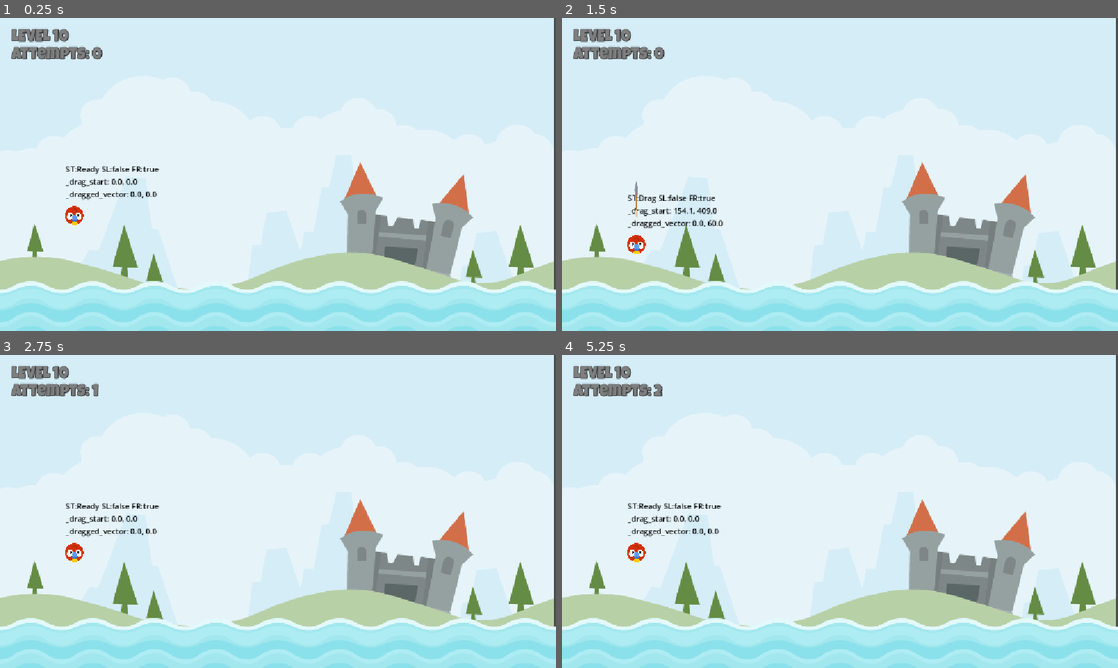
Above: before the commit, frames 1-4 (two rows, left to right).
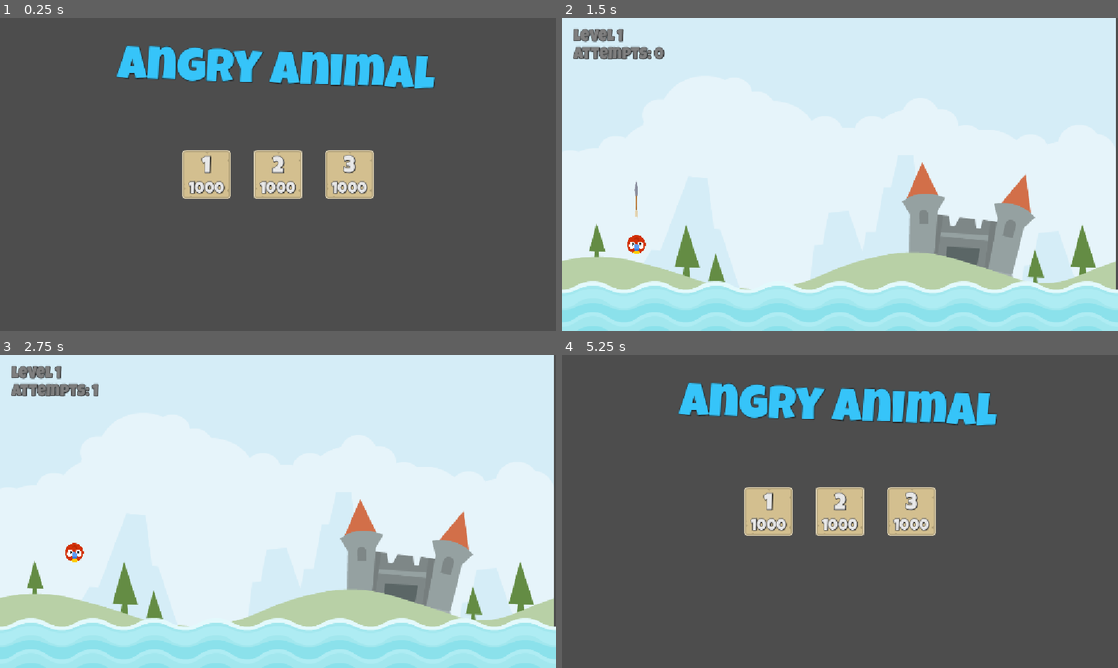
Above: after the commit, the same moments.

Repository: LHO-Developments/Godot-Projects
Game: Godot game, scene res://Scene/main.tscn
Two runs of this game, one before a commit and one after it. Both use one fixed random seed, a clock stepped at 60 frames per second and the inputs below. Before the commit the project starts from res://Scene/LevelBase.tscn.
Inputs (mouse positions are in pixels of both pictures, inside the frame that each line leads up to):
- Up to frame 1 (0.25 s): no input
- Up to frame 2 (1.5 s): click (767, 174) at 0.52 s; tap Enter at 1.25 s; drag from (634, 215) to (834, 321) at 1.27 s
- Up to frame 3 (2.75 s): drag from (166, 527) to (272, 658) at 2.02 s
- Up to frame 4 (5.25 s): tap Escape (reset, bound only after the commit) at 2.75, 5 s; move the mouse to (634, 552) at 2.77 s; press the mouse at (634, 552) at 2.78 s; release the mouse at (634, 552) at 3.5 s; click (840, 511) at 3.52 s; drag from (812, 574) to (673, 464) at 4.27 s; move the mouse to (1006, 558) at 5.02 s; press the mouse at (1006, 558) at 5.03 s

The runs differ from the first frame. In frame 1, 99% of the frame differs, in the area x 0-100%, y 0-100%; in frame 2, 0.8%; in frame 3, 0.7%; in frame 4, 99%.

Commit message:
Add saving score + update game ui

Diff:
--- /dev/null
+++ b/Angry Animal/angry-animal/Classes/LevelScoresResource.gd
@@ -0,0 +1,17 @@
+extends Resource
+class_name LevelScoresResource;
+
+const DEFAULT_SCORE: int = 1000;
+
+@export var level_scores: Dictionary[String, int];
+
+func get_level_best(level: String) -> int:
+	return level_scores.get(level,DEFAULT_SCORE);
+
+func update_level_score(level: String, score: int) -> void:
+	var best: int = get_level_best(level);
+	if best > score:
+		level_scores[level] = score;
+
+func level_exists(level: String) -> bool:
+	return level in level_scores;
--- /dev/null
+++ b/Angry Animal/angry-animal/Global/ScoreManager.gd
@@ -0,0 +1,30 @@
+extends Node
+
+const SCORES_PATH = "user://animal.tres";
+
+var _level_scores: LevelScoresResource;
+
+func _ready() -> void:
+	load_scores();
+
+var level_selected: String = "1":
+	get:
+		return level_selected;
+	set(value):
+		level_selected = value;
+
+func set_score_for_level(level: String, score: int) -> void:
+	_level_scores.update_level_score(level,score);
+	save_scores();
+
+func get_level_best(level: String) -> int:
+	return _level_scores.get_level_best(level);
+
+func load_scores() -> void:
+	if ResourceLoader.exists(SCORES_PATH) == true:
+		_level_scores = load(SCORES_PATH);
+	if !_level_scores:
+		_level_scores = LevelScoresResource.new();
+
+func save_scores() -> void:
+	ResourceSaver.save(_level_scores, SCORES_PATH);
--- a/Angry Animal/angry-animal/Scene/Animal.tscn
+++ b/Angry Animal/angry-animal/Scene/Animal.tscn
@@ -13,7 +13,7 @@
 [sub_resource type="CircleShape2D" id="CircleShape2D_vss84"]
 radius = 20.0
 
-[node name="Animal" type="RigidBody2D"]
+[node name="Animal" type="RigidBody2D" unique_id=21926410]
 input_pickable = true
 physics_material_override = SubResource("PhysicsMaterial_65va3")
 freeze = true
@@ -21,7 +21,8 @@
 max_contacts_reported = 1
 script = ExtResource("1_65va3")
 
-[node name="DebugLabel" type="Label" parent="."]
+[node name="DebugLabel" type="Label" parent="." unique_id=45180542]
+visible = false
 offset_left = -18.0
 offset_top = -108.0
 offset_right = 22.0
@@ -29,28 +30,28 @@
 theme_override_colors/font_color = Color(0, 0, 0, 1)
 text = "TEST"
 
-[node name="Parrot" type="Sprite2D" parent="."]
+[node name="Parrot" type="Sprite2D" parent="." unique_id=1011500095]
 scale = Vector2(0.15, 0.15)
 texture = ExtResource("1_lxnwc")
 
-[node name="Arrow" type="Sprite2D" parent="."]
+[node name="Arrow" type="Sprite2D" parent="." unique_id=1981731235]
 scale = Vector2(0.3, 0.3)
 texture = ExtResource("2_dq43s")
 offset = Vector2(150, 0)
 
-[node name="StretchSound" type="AudioStreamPlayer" parent="."]
+[node name="StretchSound" type="AudioStreamPlayer" parent="." unique_id=47805814]
 stream = ExtResource("3_vss84")
 
-[node name="LaunchSound" type="AudioStreamPlayer" parent="."]
+[node name="LaunchSound" type="AudioStreamPlayer" parent="." unique_id=30461488]
 stream = ExtResource("4_65va3")
 
-[node name="KickSound" type="AudioStreamPlayer" parent="."]
+[node name="KickSound" type="AudioStreamPlayer" parent="." unique_id=1797745368]
 stream = ExtResource("5_l0c3i")
 
-[node name="CollisionShape2D" type="CollisionShape2D" parent="."]
+[node name="CollisionShape2D" type="CollisionShape2D" parent="." unique_id=1964103140]
 shape = SubResource("CircleShape2D_vss84")
 
-[node name="VisibleOnScreenNotifier2D" type="VisibleOnScreenNotifier2D" parent="."]
+[node name="VisibleOnScreenNotifier2D" type="VisibleOnScreenNotifier2D" parent="." unique_id=319224043]
 
 [connection signal="body_entered" from="." to="." method="_on_body_entered"]
 [connection signal="input_event" from="." to="." method="_on_input_event"]
--- a/Angry Animal/angry-animal/Scene/GameUI/GameUi.gd
+++ b/Angry Animal/angry-animal/Scene/GameUI/GameUi.gd
@@ -8,9 +8,11 @@
 
 @onready var attempt_label: Label = $MarginContainer/VBoxContainer/AttemptLabel
 @onready var music: AudioStreamPlayer = $Music
+@onready var level_label: Label = $MarginContainer/VBoxContainer/LevelLabel
 
 # Called when the node enters the scene tree for the first time.
 func _ready() -> void:
+	level_label.text = "Level %s" % ScoreManager.level_selected;
 	update_attempts();
 
 func _enter_tree() -> void:
@@ -27,3 +29,7 @@
 	if remaining_cups == 0:
 		vb_game_over.show();
 		music.play();
+		ScoreManager.set_score_for_level(
+			ScoreManager.level_selected,
+			_attempts
+		);
--- a/Angry Animal/angry-animal/Scene/GameUI/game_ui.tscn
+++ b/Angry Animal/angry-animal/Scene/GameUI/game_ui.tscn
@@ -6,7 +6,7 @@
 [ext_resource type="LabelSettings" uid="uid://csrut3oder1q2" path="res://Resources/light_48_font.tres" id="3_h1shy"]
 [ext_resource type="AudioStream" uid="uid://dnjonqadgklq6" path="res://assets/audio/jazzyfrenchy.mp3" id="4_h1shy"]
 
-[node name="GameUI" type="Control"]
+[node name="GameUI" type="Control" unique_id=1975954167]
 layout_mode = 3
 anchors_preset = 15
 anchor_right = 1.0
@@ -16,7 +16,7 @@
 mouse_filter = 2
 script = ExtResource("1_cpoep")
 
-[node name="MarginContainer" type="MarginContainer" parent="."]
+[node name="MarginContainer" type="MarginContainer" parent="." unique_id=1339056364]
 layout_mode = 1
 anchors_preset = 15
 anchor_right = 1.0
@@ -29,27 +29,27 @@
 theme_override_constants/margin_right = 24
 theme_override_constants/margin_bottom = 24
 
-[node name="VBoxContainer" type="VBoxContainer" parent="MarginContainer"]
+[node name="VBoxContainer" type="VBoxContainer" parent="MarginContainer" unique_id=1099832495]
 layout_mode = 2
 
-[node name="LevelLabel" type="Label" parent="MarginContainer/VBoxContainer"]
+[node name="LevelLabel" type="Label" parent="MarginContainer/VBoxContainer" unique_id=536596291]
 layout_mode = 2
 size_flags_vertical = 0
 text = "LEVEL 10"
 label_settings = ExtResource("1_wl143")
 
-[node name="AttemptLabel" type="Label" parent="MarginContainer/VBoxContainer"]
+[node name="AttemptLabel" type="Label" parent="MarginContainer/VBoxContainer" unique_id=981410819]
 layout_mode = 2
 size_flags_vertical = 0
 text = "Attempt 0"
 label_settings = ExtResource("1_wl143")
 
-[node name="VBGameOver" type="VBoxContainer" parent="MarginContainer"]
+[node name="VBGameOver" type="VBoxContainer" parent="MarginContainer" unique_id=1297147726]
 visible = false
 layout_mode = 2
 size_flags_vertical = 4
 
-[node name="LevelCompleteLabel" type="Label" parent="MarginContainer/VBGameOver"]
+[node name="LevelCompleteLabel" type="Label" parent="MarginContainer/VBGameOver" unique_id=672160943]
 layout_mode = 2
 size_flags_horizontal = 4
 text = "LEVEL COMPLETE"
@@ -57,12 +57,12 @@
 horizontal_alignment = 1
 vertical_alignment = 1
 
-[node name="PressSpaceLabel" type="Label" parent="MarginContainer/VBGameOver"]
+[node name="PressSpaceLabel" type="Label" parent="MarginContainer/VBGameOver" unique_id=1643930066]
 layout_mode = 2
 size_flags_horizontal = 4
-text = "Press Space"
+text = "Press Escape"
 label_settings = ExtResource("3_h1shy")
 
-[node name="Music" type="AudioStreamPlayer" parent="."]
+[node name="Music" type="AudioStreamPlayer" parent="." unique_id=1110980285]
 stream = ExtResource("4_h1shy")
 parameters/looping = true
--- a/Angry Animal/angry-animal/Scene/LevelBase.gd
+++ b/Angry Animal/angry-animal/Scene/LevelBase.gd
@@ -14,3 +14,8 @@
 
 func _enter_tree() -> void:
 	SignalHub.on_animal_died.connect(spawn_animal);
+
+
+func _unhandled_input(event: InputEvent) -> void:
+	if event.is_action_pressed("reset"):
+		get_tree().change_scene_to_file("res://Scene/main.tscn");
--- /dev/null
+++ b/Angry Animal/angry-animal/Scene/LevelButton/LevelButton.gd
@@ -0,0 +1,26 @@
+extends TextureButton
+
+@export var level_number: String = "1";
+
+@onready var level_label: Label = $MC/VB/LevelLabel;
+@onready var score_label: Label = $MC/VB/ScoreLabel;
+
+
+# Called when the node enters the scene tree for the first time.
+func _ready() -> void:
+	level_label.text = level_number;
+	score_label.text = str(ScoreManager.get_level_best(level_number));;
+
+
+func _on_mouse_entered() -> void:
+	scale = Vector2(1.1,1.1);
+
+
+func _on_mouse_exited() -> void:
+	scale = Vector2(1.0,1.0);
+
+
+func _on_pressed() -> void:
+	ScoreManager.level_selected = level_number;
+	get_tree().change_scene_to_file("res://Scene/level_%s.tscn"
+	% level_number);
--- a/Angry Animal/angry-animal/Scene/LevelButton/level_button.tscn
+++ b/Angry Animal/angry-animal/Scene/LevelButton/level_button.tscn
@@ -3,6 +3,7 @@
 [ext_resource type="Texture2D" uid="uid://cqgvub4nfss5a" path="res://assets/ui/panel_beige.png" id="1_pkwc8"]
 [ext_resource type="LabelSettings" uid="uid://kpms2y0fnujs" path="res://Resources/white_32_font.tres" id="2_a53fx"]
 [ext_resource type="LabelSettings" uid="uid://c3f2hglowr3rt" path="res://Resources/white_48_font.tres" id="2_s0tex"]
+[ext_resource type="Script" uid="uid://bj48i7w31flhj" path="res://Scene/LevelButton/LevelButton.gd" id="2_wvyl4"]
 
 [node name="LevelButton" type="TextureButton" unique_id=562051015]
 anchors_preset = 8
@@ -16,8 +17,9 @@
 offset_bottom = 50.0
 grow_horizontal = 2
 grow_vertical = 2
-pivot_offset_ratio = Vector2(50, 50)
+pivot_offset = Vector2(50, 50)
 texture_normal = ExtResource("1_pkwc8")
+script = ExtResource("2_wvyl4")
 
 [node name="MC" type="MarginContainer" parent="." unique_id=341014696]
 layout_mode = 1
@@ -40,7 +42,11 @@
 
 [node name="ScoreLabel" type="Label" parent="MC/VB" unique_id=220173194]
 layout_mode = 2
-text = "1000"
+text = "999"
 label_settings = ExtResource("2_a53fx")
 horizontal_alignment = 1
 vertical_alignment = 1
+
+[connection signal="mouse_entered" from="." to="." method="_on_mouse_entered"]
+[connection signal="mouse_exited" from="." to="." method="_on_mouse_exited"]
+[connection signal="pressed" from="." to="." method="_on_pressed"]
--- a/Angry Animal/angry-animal/Scene/main.tscn
+++ b/Angry Animal/angry-animal/Scene/main.tscn
@@ -51,9 +51,11 @@
 
 [node name="LevelButton2" parent="HBoxContainer" unique_id=1474054751 instance=ExtResource("2_sblpm")]
 layout_mode = 2
+level_number = "2"
 
 [node name="LevelButton3" parent="HBoxContainer" unique_id=630310402 instance=ExtResource("2_sblpm")]
 layout_mode = 2
+level_number = "3"
 
 [node name="MarginContainer" type="MarginContainer" parent="." unique_id=122831705]
 layout_mode = 1
--- a/Angry Animal/angry-animal/project.godot
+++ b/Angry Animal/angry-animal/project.godot
@@ -15,13 +15,14 @@
 [application]
 
 config/name="Angry Animal"
-run/main_scene="uid://4vlbckliodu6"
+run/main_scene="uid://dvfi6582h6nap"
 config/features=PackedStringArray("4.6", "Mobile")
 config/icon="res://icon.svg"
 
 [autoload]
 
 SignalHub="*res://Global/SignalHub.gd"
+ScoreManager="*uid://ddphxes3isa35"
 
 [display]
 
@@ -38,6 +39,11 @@
 "events": [Object(InputEventMouseButton,"resource_local_to_scene":false,"resource_name":"","device":-1,"window_id":0,"a …(257 unchanged characters)…
 ]
 }
+reset={
+"deadzone": 0.2,
+"events": [Object(InputEventKey,"resource_local_to_scene":false,"resource_name":"","device":-1,"window_id":0,"alt_pressed":false,"shift_pressed":false,"ctrl_pressed":false,"meta_pressed":false,"pressed":false,"keycode":0,"physical_keycode":4194305,"key_label":0,"unicode":0,"location":0,"echo":false,"script":null)
+]
+}
 
 [rendering]
 
Not shown, added: Angry Animal/angry-animal/Classes/LevelScoresResource.gd.uid
Not shown, added: Angry Animal/angry-animal/Global/ScoreManager.gd.uid
Not shown: 1 places in Angry Animal/angry-animal/Scene/Animal.tscn that only renumber resources
Not shown: 1 places in Angry Animal/angry-animal/Scene/GameUI/game_ui.tscn that only renumber resources
Not shown, added: Angry Animal/angry-animal/Scene/LevelButton/LevelButton.gd.uid
